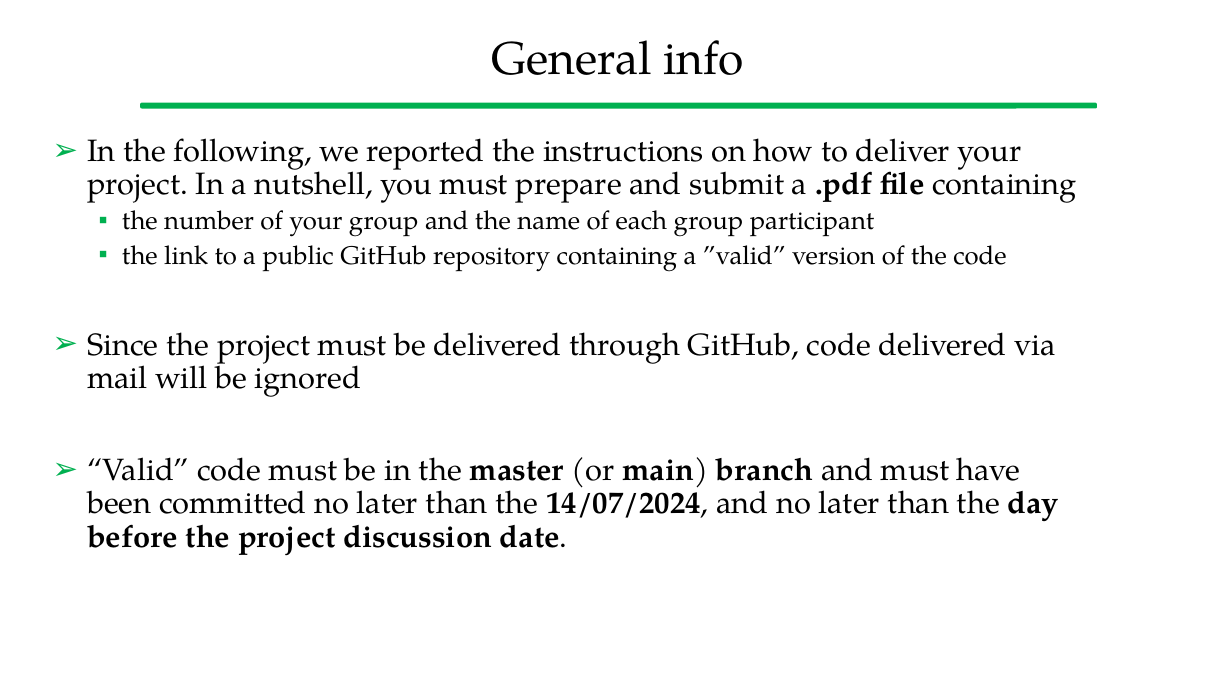
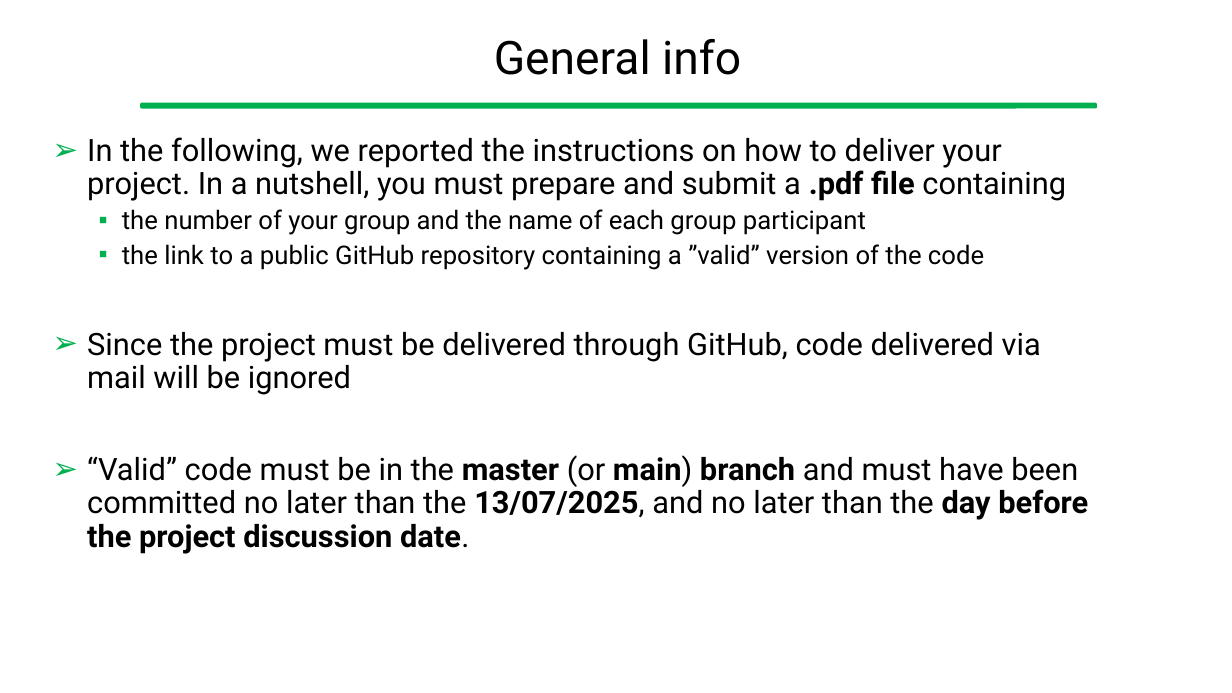
Before and after one commit to gcappon/bwthw, a slide deck: slide 18 of theory_bonus-exam_and_project_discussion_qa/theory_bonus-exam_and_project_discussion_qa.pptx. Drawn at 1232x693 pixels with LibreOffice and Linux fonts; fonts in the diff are those of the drawing. Boxes give left, top, right and bottom in pixels: in the first picture for what was removed or moved away, otherwise in the second. Text is boxed around its words. In the diff, an @@ line names an element or a change of style, - is before the commit and + after.

```diff
--- a/theory_bonus-exam_and_project_discussion_qa/theory_bonus-exam_and_project_discussion_qa.pptx
+++ b/theory_bonus-exam_and_project_discussion_qa/theory_bonus-exam_and_project_discussion_qa.pptx
@@ title "General info" at (494,39,741,75): font TeX Gyre Pagella to Roboto @@
@@ text at (87,137,1066,395): font TeX Gyre Pagella to Roboto in "In the following, we reported the instructions ...", "the number of your group and the ...", "the link to a public GitHub repository ...", "Since the project must be delivered through ..." @@
@@ text at (87,455,1088,554): text changed; font TeX Gyre Pagella to Roboto @@
-➢ “Valid” code must be in the master (or main) branch and must have been committed no later than the 14/07/2024, and no later than the day before the project discussion date.
+➢ “Valid” code must be in the master (or main) branch and must have been committed no later than the 13/07/2025, and no later than the day before the project discussion date.
```
Also in this commit, not shown: 28 other slides changed, 1 other file.
